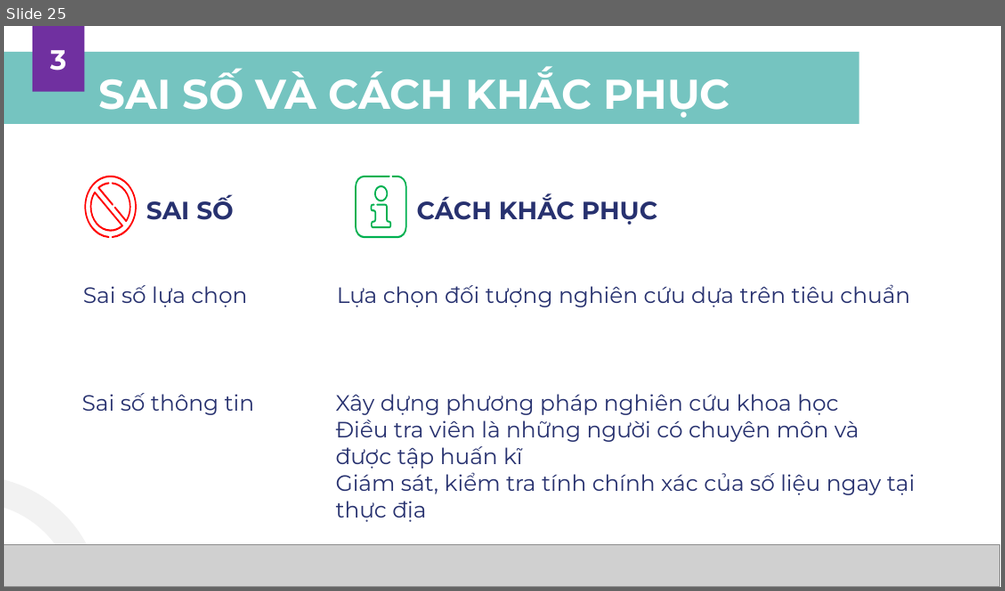
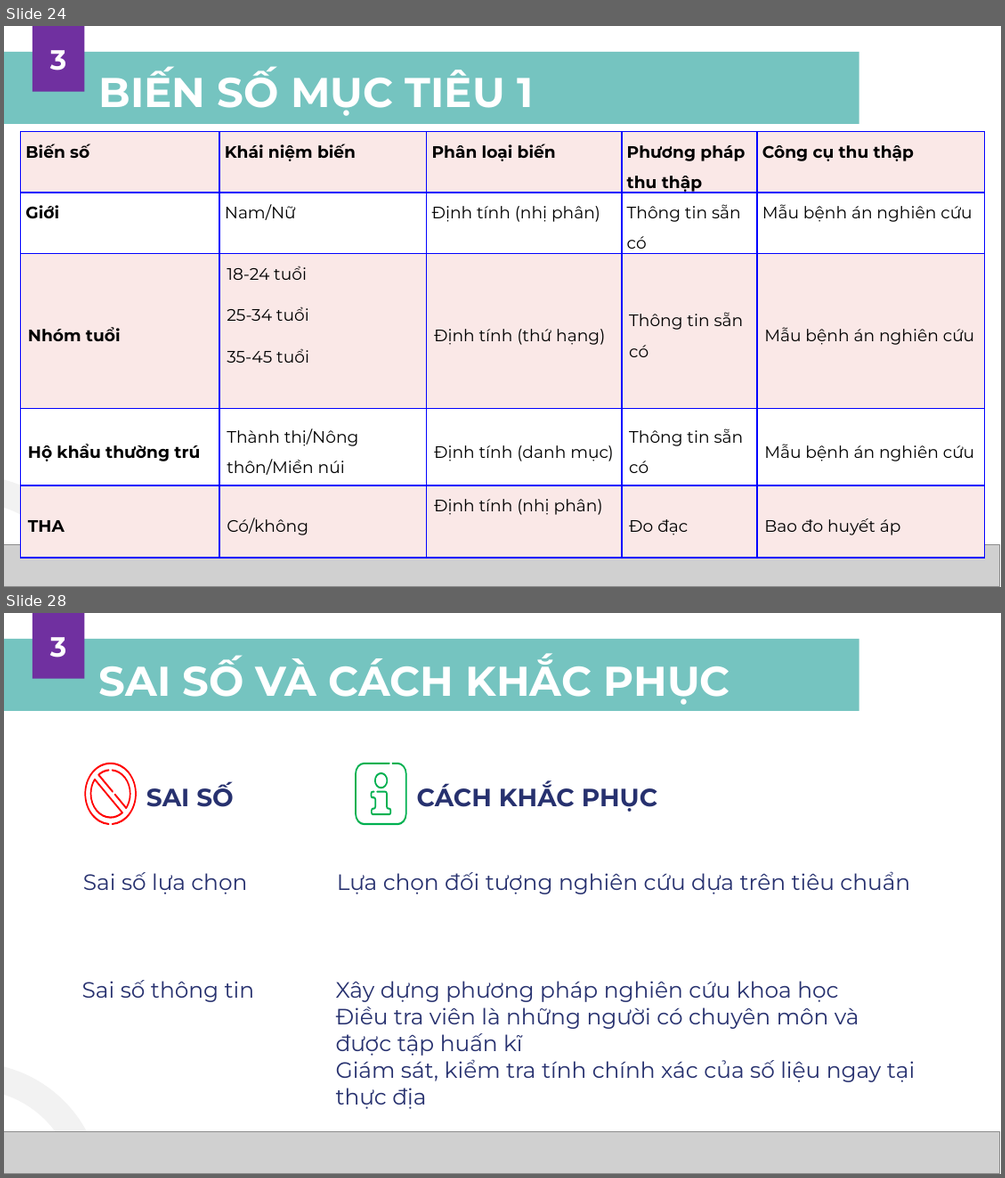
Before and after one commit to MedPocket/HPMUDocs-2021, a slide deck: Nghien-cuu-khoa-hoc/Nhom-4_K39C_Thuyet-trinh-NCKH.pptx. Shown one above the other, each under a label of ours: slide 25 before the commit, slides 24 and 28 after it; the slides between them are not shown. The pictures are 1005x591 and 1005x1178 pixels, drawn with LibreOffice and Linux fonts; fonts in the diff are those of the drawing; grey boxes stand for pictures; background and template pictures are left out. Boxes give left, top, right and bottom in pixels: in the first picture for what was removed or moved away, otherwise in the second. Text is boxed around its words. In the diff, an @@ line names an element or a change of style, - is before the commit and + after.

```diff
--- a/Nghien-cuu-khoa-hoc/Nhom-4_K39C_Thuyet-trinh-NCKH.pptx
+++ b/Nghien-cuu-khoa-hoc/Nhom-4_K39C_Thuyet-trinh-NCKH.pptx
@@ slide 24 added at [4, 26, 1001, 587], background #FFFFFF; not listed: 2 template elements that a slide beside it also shows @@
@@ rectangle added at [32, 26, 85, 92], fill #7030A0, 20 pt, text #FFFFFF, bold @@
+3
@@ title added at [99, 67, 533, 116], 30 pt, text #FFFFFF, bold @@
+BIẾN SỐ MỤC TIÊU 1
@@ table added at [21, 132, 986, 539], 5 rows, 5 columns @@
+Biến số | Khái niệm biến | Phân loại biến | Phương pháp thu thập | Công cụ thu thập
+Giới | Nam/Nữ | Định tính (nhị phân) | Thông tin sẵn có | Mẫu bệnh án nghiên cứu
+Nhóm tuổi | 18-24 tuổi / 25-34 tuổi / 35-45 tuổi | Định tính (thứ hạng) | Thông tin sẵn có | Mẫu bệnh án nghiên cứu
+Hộ khẩu thường trú | Thành thị/Nông thôn/Miền núi | Định tính (danh mục) | Thông tin sẵn có | Mẫu bệnh án nghiên cứu
+THA | Có/không | Định tính (nhị phân) | Đo đạc | Bao đo huyết áp
@@ picture added at [4, 544, 1000, 586] @@
@@ what was slide 25 is now slide 28 @@
```
Also in this commit, not shown: 6 slides changed, 4 other slides added, 1 slide removed, 1 other file.
